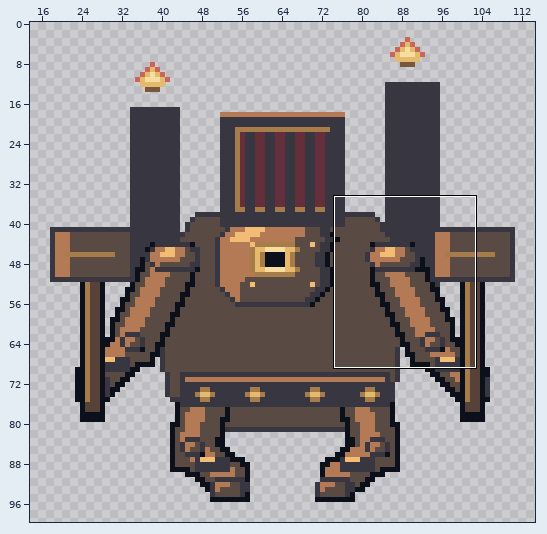
Pixel-art file: art/enemy-forge-boss.aseprite. The first picture is a wide view before the edit; the outline marks the close-up.
Close-up. The starting point:
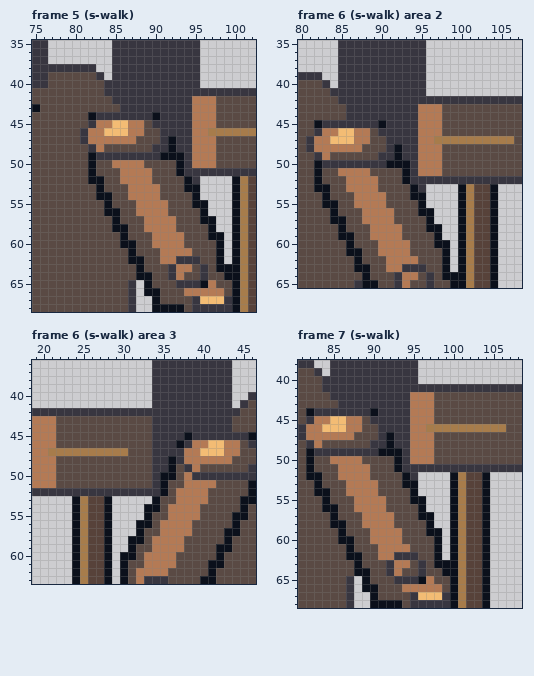
144x112 pixels, 128 frames. Shown: frame 5 (s-walk): x 75..102, y 35..68; frame 6 (s-walk) area 2: x 80..107, y 35..65; frame 6 (s-walk) area 3: x 19..46, y 36..63; frame 7 (s-walk): x 81..108, y 38..68. The wide view leaves out empty margins. The commit also changed other frames or places, which this record leaves out.
After:
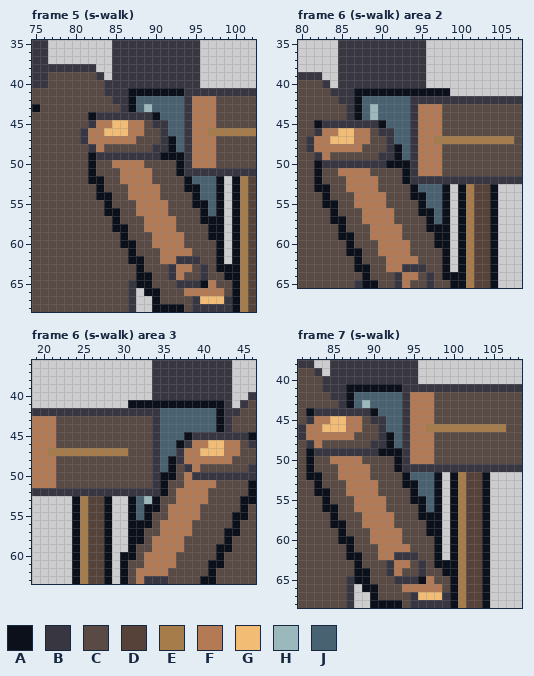
Palette (. is transparent): A #0b101b  B #383640  C #5a4a44  D #57423a  E #a77c4b  F #b47a55  G #f3bc74  H #9bb9bc  J #486271
Difference:
--- frame 5 (s-walk), layer "ink"
@@ x 85..95 @@
 40 BBBBBBBBBBB
-41 BBBBBBBBBBB
-42 BBBBBBBBBBF
-43 CBBBBBBBBBF
-44 BBBBBABBBBF
-45 GGFFCBBBBBF
-46 GGFFCCBBBBF
-47 FFFCCCBABBF
-48 CCCCCBBABBF
+41 BBAAAAAAABB
+42 BBAJJJJJJBF
+43 CBAJHJJJJBF
+44 BBBBBAJJJBF
+45 GGFFCBBJJBF
+46 GGFFCCBJJBF
+47 FFFCCCBAJBF
+48 CCCCCBBAJBF
 49 BBBBBBAAABF
@@ x 93..100 @@
 51 ABBBBBBB
-52 CAB....A
-53 CAA....A
-54 CCA....A
-55 CCAA...A
-56 CCCA...A
-57 CCCAA..A
-58 CCCCA..A
+52 CAJJJA.A
+53 CAAJJA.A
+54 CCAJJA.A
+55 CCAAJA.A
+56 CCCAJA.A
+57 CCCAAA.A
+58 CCCCAA.A
 59 FCCCAA.A
@@ x 86..90 @@
 64 CCAAC
-65 CB.AC
+65 CBAAC
 66 CB.AA
--- frame 6 (s-walk) area 2, layer "ink"
@@ x 85..100 @@
 40 BBBBBBBBBBB.....
-41 BBBBBBBBBBB.....
-42 BBBBBBBBBBBBBBBB
-43 CBBBBBBBBBFFFCCC
-44 CBBBBBBBBBFFFCCC
-45 BBBBBABBBBFFFCCC
-46 GGFFCBBBBBFFFCCC
-47 GGFFCCBBBBFFEEEE
-48 FFFCCCBABBFFFCCC
-49 CCCCCBBABBFFFCCC
+41 BBAAAAAAAAAAAA..
+42 BBAJJJJJJBBBBBBB
+43 CBAJHJJJJBFFFCCC
+44 CBAJHJJJJBFFFCCC
+45 BBBBBAJJJBFFFCCC
+46 GGFFCBBJJBFFFCCC
+47 GGFFCCBJJBFFEEEE
+48 FFFCCCBAJBFFFCCC
+49 CCCCCBBAJBFFFCCC
 50 BBBBBBAAABFFFCCC
@@ x 93..100 @@
 52 ABBBBBBB
-53 CAB....A
-54 CAA....A
-55 CCA....A
-56 CCAA...A
-57 CCCA...A
-58 CCCAA..A
-59 CCCCA..A
+53 CAJJJA.A
+54 CAAJJA.A
+55 CCAJJA.A
+56 CCAAJA.A
+57 CCCAJA.A
+58 CCCAAA.A
+59 CCCCAA.A
 60 FCCCAA.A
--- frame 6 (s-walk) area 3, layer "ink"
@@ x 29..44 @@
 40 .....BBBBBBBBBB.
-41 .....BBBBBBBBBB.
-42 BBBBBBBBBBBBBBBB
-43 CCCCCBBBBBBBBBBC
-44 CCCCCBBBBBBBBBBC
-45 CCCCCBBBBABBBBBB
-46 CCCCCBBBABFFGGFF
-47 EECCCBBBBFFGGGFF
-48 CCCCCBBABFFFFFFC
-49 CCCCCBBACBFCCCCC
+41 ..AAAAAAAAAAAAB.
+42 BBBBBBJJJJJJJABB
+43 CCCCCBJJJJJJJABC
+44 CCCCCBJJJJJJJABC
+45 CCCCCBJJJABBBBBB
+46 CCCCCBJJABFFGGFF
+47 EECCCBJJBFFGGGFF
+48 CCCCCBJABFFFFFFC
+49 CCCCCBJACBFCCCCC
 50 CCCCCBAACFBBBBBB
@@ x 29..35 @@
 52 BBBBBBA
-53 .....AC
-54 ....AAC
-55 ....ACC
-56 ...AACF
-57 ...ACCF
+53 ..AJHAC
+54 ..AJAAC
+55 ..AJACC
+56 ..AAACF
+57 ..AACCF
 58 ..AACFF
--- frame 7 (s-walk), layer "ink": the same change as frame 5 (s-walk)
Pixel boxes of the changes (left, top, right, bottom) in both close-ups:
changed: (128, 88, 224, 232)
added: (136, 280, 144, 288)
changed: (354, 88, 450, 160)
changed: (418, 184, 450, 240)
changed: (128, 400, 224, 536)
changed: (346, 384, 442, 528)
added: (354, 576, 362, 584)
